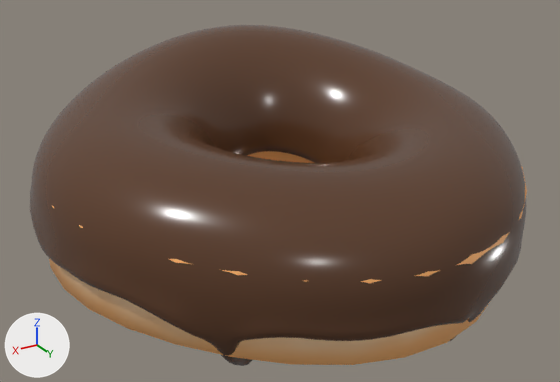
Renders of the glTF model public/donut.glb from each side of a commit.
Before and after are seen from a 50 mm lens placed at (0.1798, 0.179, 0.3391), pointed at (0.0819, 0.0159, 0.2575). Lighting does not change. The marker at lower left points along +X, +Y and +Z. Where no turn or scale is listed for an object, it has been applied to the vertices. Vertices at the same position are counted once.

Script lines for the objects in view, before the commit:
```python
me_torus_013 = bpy.data.meshes.new('Torus.013')
me_torus_013.from_pydata(...)  # 384 vertices, 768 faces; spans x -0.0625..0.0595, y -0.0593..0.0681, z -0.0262..0.0353
me_torus_013.materials.append(mat_material_002)  # picture img_donut_base
me_torus_014 = bpy.data.meshes.new('Torus.014')
me_torus_014.from_pydata(...)  # 27520 vertices, 55040 faces; spans x -0.0637..0.0618, y -0.0611..0.0685, z -0.0251..0.036
me_torus_014.materials.append(mat_material_006)  # brown #5b3a25
ob_donut_007 = bpy.data.objects.new('donut.007', me_torus_013)
ob_donut_007.location = (0.082, 0.0087, 0.2568)
ob_icing_006 = bpy.data.objects.new('icing.006', me_torus_014)
ob_icing_006.location = (0.082, 0.0087, 0.2568)
```
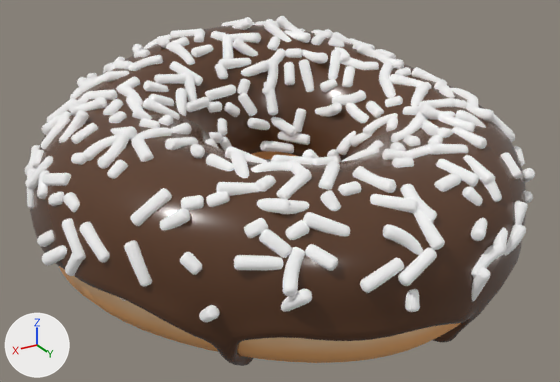
The change in detail:
Material 'sprinkle' (mat_sprinkle) is new.
Its base color is (1.0, 1.0, 1.0) (white #ffffff).
Its metallic is 1.0.
Its roughness is 1.0.
me_torus_013 is used by ob_donut_007; location (0.082, 0.0087, 0.2568).
me_torus_013 had 384 vertices, 768 faces and spanned x -0.0625..0.0595, y -0.0593..0.0681, z -0.0262..0.0353.
me_torus_013 now has 1536 vertices, 3072 faces and spans x -0.0616..0.059, y -0.0585..0.0664, z -0.0252..0.0338.
me_torus_013 part 1: 384 vertices removed from x -0.0625..0.0595, y -0.0593..0.0681, z -0.0262..0.0353; 1536 vertices added at x -0.0616..0.059, y -0.0585..0.0664, z -0.0252..0.0338.
me_torus_013 part 2: the surface is now shaded flat.
me_torus_014 is used by ob_icing_006; location (0.082, 0.0087, 0.2568).
me_torus_014 had 27520 vertices, 55040 faces and spanned x -0.0637..0.0618, y -0.0611..0.0685, z -0.0251..0.036.
me_torus_014 now has 57736 vertices, 114444 faces and spans x -0.0637..0.0641, y -0.0627..0.071, z -0.0251..0.0394.
me_torus_014 part 3: 30216 vertices added at x -0.062..0.0641, y -0.0627..0.071, z -0.0067..0.0394.
me_torus_014 now uses material mat_sprinkle (white #ffffff).

Boxes (x1, y1, x2, y2) around the edits, measured in the pictures (560 x 382 px):
'icing.006', reshaped
    before: (30, 25, 526, 366)
    after: (24, 16, 535, 366)
'donut.007', reshaped
    before: (49, 151, 527, 365)
    after: (59, 151, 460, 363)
part 1 of me_torus_013, built on
    before: (49, 151, 527, 365)
    after: (59, 151, 460, 363)
part 3 of me_torus_014, added
    after: (24, 16, 535, 322)
